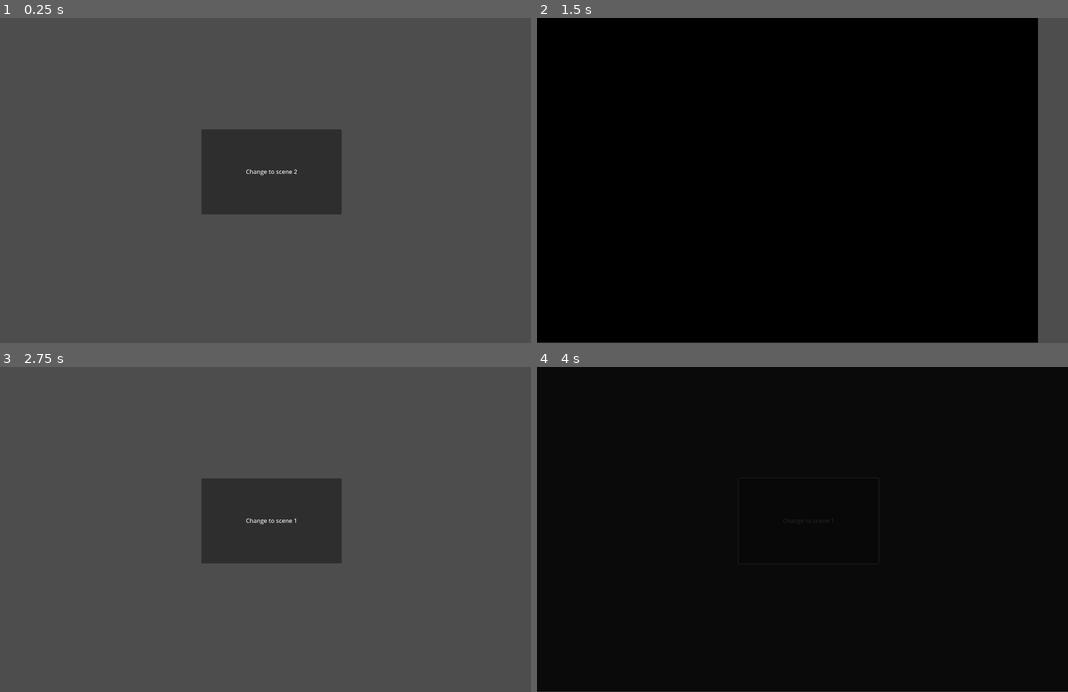
Above: before the commit, frames 1-4 (two rows, left to right).
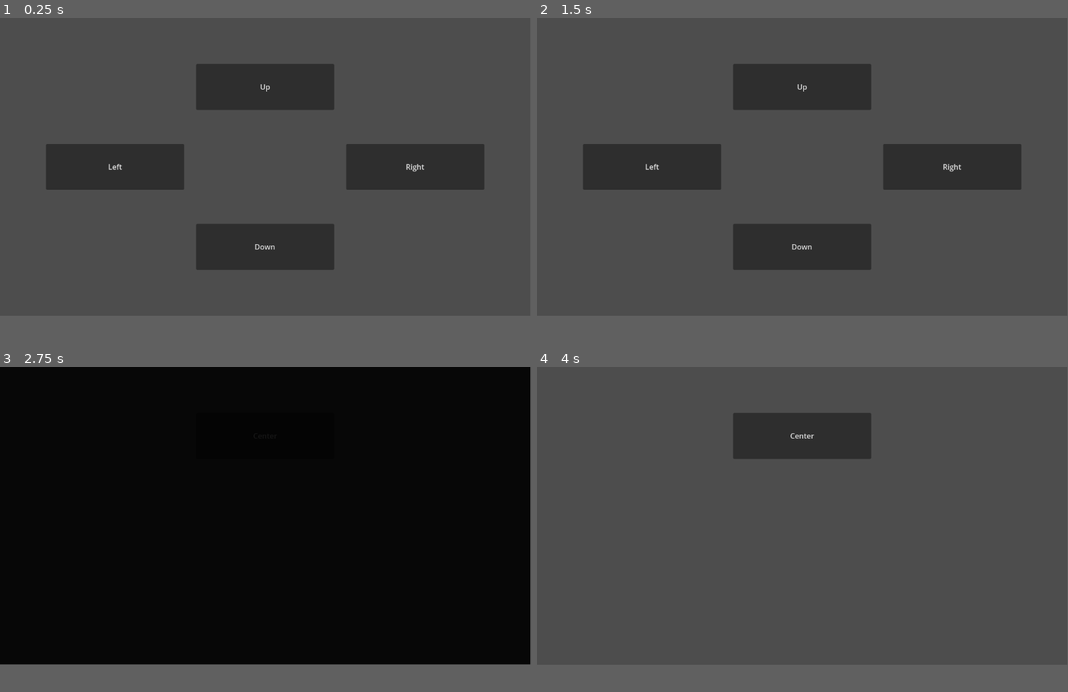
Above: after the commit, the same moments.

Repository: lucascarrug/Godot-Prototype-Project---Scene-Manager
Game: Godot game, scene res://Scenes/Center.tscn
Two runs of this game, one before a commit and one after it. Both use one fixed random seed, a clock stepped at 60 frames per second and the inputs below. Before the commit the project starts from res://Scenes/1.tscn.
Inputs (mouse positions are in pixels of both pictures, inside the frame that each line leads up to):
- Up to frame 1 (0.25 s): no input
- Up to frame 2 (1.5 s): click (807, 170) at 0.5 s, where only the run before the commit has a clickable "Change to scene 2"; click (807, 170) at 1.25 s, where only the run before the commit has a clickable "Change to scene 1"
- Up to frame 3 (2.75 s): click (265, 617) at 2 s, where only the run after the commit has a clickable "Down"
- Up to frame 4 (4 s): click (802, 441) at 2.75 s, where only the run after the commit has a clickable "Center"; click (807, 519) at 3.5 s, where only the run before the commit has a clickable "Change to scene 1"
In our replay, the window is 800x490 before the commit and 799x449 after it. These sizes can differ from the game's own. Grey fills any space a smaller window leaves; there, only what the larger window draws over its background counts as a difference.

The runs differ from the first frame. In frame 1, 21% of the frame differs, in the area x 8-92%, y 14-78%; in frame 2, 87%; in frame 3, 91%; in frame 4, 92%, in the area x 0-100%, y 0-100%.

Commit message:
Rooms exploration added

Diff:
--- a/Scenes/1.tscn
+++ /dev/null
@@ -1,27 +0,0 @@
-[gd_scene load_steps=2 format=3 uid="uid://bygaqrujsdelk"]
-
-[ext_resource type="Script" uid="uid://deax1u4jq3ygt" path="res://Scripts/1.gd" id="1_30x3x"]
-
-[node name="1" type="Control"]
-layout_mode = 3
-anchors_preset = 0
-offset_right = 1152.0
-offset_bottom = 648.0
-script = ExtResource("1_30x3x")
-
-[node name="Button" type="Button" parent="."]
-layout_mode = 1
-anchors_preset = -1
-anchor_left = 0.379
-anchor_top = 0.343
-anchor_right = 0.643
-anchor_bottom = 0.605
-offset_left = 0.391998
-offset_top = -0.264023
-offset_right = 0.263977
-offset_bottom = -0.0400085
-grow_horizontal = 2
-grow_vertical = 2
-text = "Change to scene 2"
-
-[connection signal="pressed" from="Button" to="." method="_on_button_pressed"]
--- a/Scenes/2.tscn
+++ /dev/null
@@ -1,27 +0,0 @@
-[gd_scene load_steps=2 format=3 uid="uid://chaeh2gkbusxo"]
-
-[ext_resource type="Script" uid="uid://cifu6c7jbujos" path="res://Scripts/2.gd" id="1_vft0l"]
-
-[node name="2" type="Control"]
-layout_mode = 3
-anchors_preset = 0
-offset_right = 1152.0
-offset_bottom = 648.0
-script = ExtResource("1_vft0l")
-
-[node name="Button" type="Button" parent="."]
-layout_mode = 1
-anchors_preset = -1
-anchor_left = 0.379
-anchor_top = 0.343
-anchor_right = 0.643
-anchor_bottom = 0.605
-offset_left = 0.391998
-offset_top = -0.264023
-offset_right = 0.263977
-offset_bottom = -0.0400085
-grow_horizontal = 2
-grow_vertical = 2
-text = "Change to scene 1"
-
-[connection signal="pressed" from="Button" to="." method="_on_button_pressed"]
--- /dev/null
+++ b/Scenes/Center.tscn
@@ -0,0 +1,70 @@
+[gd_scene load_steps=2 format=3 uid="uid://vxkr83lai6yx"]
+
+[ext_resource type="Script" uid="uid://cfwboc8usqary" path="res://Scripts/Rooms/Center.gd" id="1_rvmcp"]
+
+[node name="Center" type="Control"]
+layout_mode = 3
+anchors_preset = 0
+offset_right = 1152.0
+offset_bottom = 648.0
+script = ExtResource("1_rvmcp")
+
+[node name="DownButton" type="Button" parent="."]
+layout_mode = 1
+anchors_preset = -1
+anchor_left = 0.37
+anchor_top = 0.691
+anchor_right = 0.618
+anchor_bottom = 0.846
+offset_left = -0.23999
+offset_top = 0.231964
+offset_right = 14.064
+offset_bottom = -0.208008
+text = "Down
+"
+
+[node name="UpButton" type="Button" parent="."]
+layout_mode = 1
+anchors_preset = -1
+anchor_left = 0.37
+anchor_top = 0.154
+anchor_right = 0.63
+anchor_bottom = 0.309
+offset_left = -0.23999
+offset_top = 0.207993
+offset_right = 0.239929
+offset_bottom = -0.231979
+text = "Up
+"
+
+[node name="RightButton" type="Button" parent="."]
+layout_mode = 1
+anchors_preset = -1
+anchor_left = 0.653
+anchor_top = 0.423
+anchor_right = 0.913
+anchor_bottom = 0.577
+offset_left = -0.256042
+offset_top = -0.104004
+offset_right = 0.223999
+offset_bottom = 0.104004
+text = "Right
+"
+
+[node name="LeftButton" type="Button" parent="."]
+layout_mode = 1
+anchors_preset = -1
+anchor_left = 0.087
+anchor_top = 0.423
+anchor_right = 0.347
+anchor_bottom = 0.577
+offset_left = -0.224007
+offset_top = -0.104004
+offset_right = 0.25592
+offset_bottom = 0.104004
+text = "Left"
+
+[connection signal="pressed" from="DownButton" to="." method="_on_down_button_pressed"]
+[connection signal="pressed" from="UpButton" to="." method="_on_up_button_pressed"]
+[connection signal="pressed" from="RightButton" to="." method="_on_right_button_pressed"]
+[connection signal="pressed" from="LeftButton" to="." method="_on_left_button_pressed"]
--- /dev/null
+++ b/Scenes/Down.tscn
@@ -0,0 +1,26 @@
+[gd_scene load_steps=2 format=3 uid="uid://bn0oj8ntax8rj"]
+
+[ext_resource type="Script" uid="uid://lqsujoxpv2qw" path="res://Scripts/Rooms/Down.gd" id="1_wr0xm"]
+
+[node name="Down" type="Control"]
+layout_mode = 3
+anchors_preset = 0
+offset_right = 1152.0
+offset_bottom = 648.0
+script = ExtResource("1_wr0xm")
+
+[node name="CenterButton" type="Button" parent="."]
+layout_mode = 1
+anchors_preset = -1
+anchor_left = 0.37
+anchor_top = 0.154
+anchor_right = 0.63
+anchor_bottom = 0.309
+offset_left = -0.23999
+offset_top = 0.207993
+offset_right = 0.239929
+offset_bottom = -0.231979
+text = "Center
+"
+
+[connection signal="pressed" from="CenterButton" to="." method="_on_center_button_pressed"]
--- /dev/null
+++ b/Scenes/Left.tscn
@@ -0,0 +1,26 @@
+[gd_scene load_steps=2 format=3 uid="uid://bw6lej0wetjdq"]
+
+[ext_resource type="Script" uid="uid://dqccwm3ofml2l" path="res://Scripts/Rooms/Left.gd" id="1_vn1tl"]
+
+[node name="Left" type="Control"]
+layout_mode = 3
+anchors_preset = 0
+offset_right = 1152.0
+offset_bottom = 648.0
+script = ExtResource("1_vn1tl")
+
+[node name="CenterButton" type="Button" parent="."]
+layout_mode = 1
+anchors_preset = -1
+anchor_left = 0.653
+anchor_top = 0.423
+anchor_right = 0.913
+anchor_bottom = 0.577
+offset_left = -0.256042
+offset_top = -0.104004
+offset_right = 0.223999
+offset_bottom = 0.104004
+text = "Center
+"
+
+[connection signal="pressed" from="CenterButton" to="." method="_on_center_button_pressed"]
--- /dev/null
+++ b/Scenes/Right.tscn
@@ -0,0 +1,26 @@
+[gd_scene load_steps=2 format=3 uid="uid://brb34vncis0yl"]
+
+[ext_resource type="Script" uid="uid://bmd0vvl3x7agh" path="res://Scripts/Rooms/Right.gd" id="1_6da05"]
+
+[node name="Right" type="Control"]
+layout_mode = 3
+anchors_preset = 0
+offset_right = 1152.0
+offset_bottom = 648.0
+script = ExtResource("1_6da05")
+
+[node name="CenterButton" type="Button" parent="."]
+layout_mode = 1
+anchors_preset = -1
+anchor_left = 0.087
+anchor_top = 0.423
+anchor_right = 0.347
+anchor_bottom = 0.577
+offset_left = -0.224007
+offset_top = -0.104004
+offset_right = 0.25592
+offset_bottom = 0.104004
+text = "Center
+"
+
+[connection signal="pressed" from="CenterButton" to="." method="_on_center_button_pressed"]
--- /dev/null
+++ b/Scenes/Up.tscn
@@ -0,0 +1,25 @@
+[gd_scene load_steps=2 format=3 uid="uid://1c5ysvgl28q3"]
+
+[ext_resource type="Script" uid="uid://cd8tnqj2cdthd" path="res://Scripts/Rooms/Up.gd" id="1_fry8v"]
+
+[node name="Up" type="Control"]
+layout_mode = 3
+anchors_preset = 0
+offset_right = 1152.0
+offset_bottom = 648.0
+script = ExtResource("1_fry8v")
+
+[node name="CenterButton" type="Button" parent="."]
+layout_mode = 1
+anchors_preset = -1
+anchor_left = 0.37
+anchor_top = 0.691
+anchor_right = 0.618
+anchor_bottom = 0.846
+offset_left = -0.23999
+offset_top = 0.231964
+offset_right = 14.064
+offset_bottom = -0.208008
+text = "Center"
+
+[connection signal="pressed" from="CenterButton" to="." method="_on_center_button_pressed"]
--- a/Scripts/1.gd
+++ /dev/null
@@ -1,11 +0,0 @@
-extends Control
-
-@onready var scene1 = $"."
-
-func _ready() -> void:
-	scene1.size = get_viewport_rect().end
-	Refs.viewport_x = get_viewport_rect().end.x
-	Refs.viewport_y = get_viewport_rect().end.y
-
-func _on_button_pressed() -> void:
-	SceneManager.load_new_scene("res://Scenes/2.tscn", get_tree().root, self, "slide_in")
--- a/Scripts/2.gd
+++ /dev/null
@@ -1,11 +0,0 @@
-extends Control
-
-@onready var scene2 = $"."
-
-func _ready() -> void:
-	scene2.size = get_viewport_rect().end
-	Refs.viewport_x = get_viewport_rect().end.x
-	Refs.viewport_y = get_viewport_rect().end.y
-
-func _on_button_pressed() -> void:
-	SceneManager.load_new_scene("res://Scenes/1.tscn", get_tree().root, self)
--- /dev/null
+++ b/Scripts/Rooms/Center.gd
@@ -0,0 +1,16 @@
+extends Control
+
+func _on_down_button_pressed() -> void:
+	SceneManager.load_new_scene("res://Scenes/Down.tscn", get_tree().root, self, "fade_in")
+
+
+func _on_up_button_pressed() -> void:
+	SceneManager.load_new_scene("res://Scenes/Up.tscn", get_tree().root, self, "fade_in")
+
+
+func _on_right_button_pressed() -> void:
+	SceneManager.load_new_scene("res://Scenes/Right.tscn", get_tree().root, self, "fade_in")
+
+
+func _on_left_button_pressed() -> void:
+	SceneManager.load_new_scene("res://Scenes/Left.tscn", get_tree().root, self, "fade_in")
--- /dev/null
+++ b/Scripts/Rooms/Down.gd
@@ -0,0 +1,4 @@
+extends Control
+
+func _on_center_button_pressed() -> void:
+	SceneManager.load_new_scene("res://Scenes/Center.tscn", get_tree().root, self, "fade_in")
--- /dev/null
+++ b/Scripts/Rooms/Left.gd
@@ -0,0 +1,4 @@
+extends Control
+
+func _on_center_button_pressed() -> void:
+	SceneManager.load_new_scene("res://Scenes/Center.tscn", get_tree().root, self, "fade_in")
--- /dev/null
+++ b/Scripts/Rooms/Right.gd
@@ -0,0 +1,4 @@
+extends Control
+
+func _on_center_button_pressed() -> void:
+	SceneManager.load_new_scene("res://Scenes/Center.tscn", get_tree().root, self, "fade_in")
--- /dev/null
+++ b/Scripts/Rooms/Up.gd
@@ -0,0 +1,4 @@
+extends Control
+
+func _on_center_button_pressed() -> void:
+	SceneManager.load_new_scene("res://Scenes/Center.tscn", get_tree().root, self, "fade_in")
--- a/project.godot
+++ b/project.godot
@@ -11,16 +11,11 @@
 [application]
 
 config/name="Prototype Project - Scene Manager"
-run/main_scene="uid://bygaqrujsdelk"
+run/main_scene="uid://vxkr83lai6yx"
 config/features=PackedStringArray("4.4", "Forward Plus")
 config/icon="res://icon.svg"
 
 [autoload]
 
 SceneManager="*res://Scripts/SceneManager.gd"
-Refs="*res://Scripts/Refs.gd"
-
-[display]
-
-window/size/viewport_width=1447
-window/size/viewport_height=888
+Refs="*res://Scripts/Global/Refs.gd"
Not shown, removed: Scripts/1.gd.uid
Not shown, removed: Scripts/2.gd.uid
Renamed: Scripts/Refs.gd -> Scripts/Global/Refs.gd
Renamed: Scripts/Refs.gd.uid -> Scripts/Global/Refs.gd.uid
Not shown, added: Scripts/Rooms/Center.gd.uid
Not shown, added: Scripts/Rooms/Down.gd.uid
Not shown, added: Scripts/Rooms/Left.gd.uid
Not shown, added: Scripts/Rooms/Right.gd.uid
Not shown, added: Scripts/Rooms/Up.gd.uid
